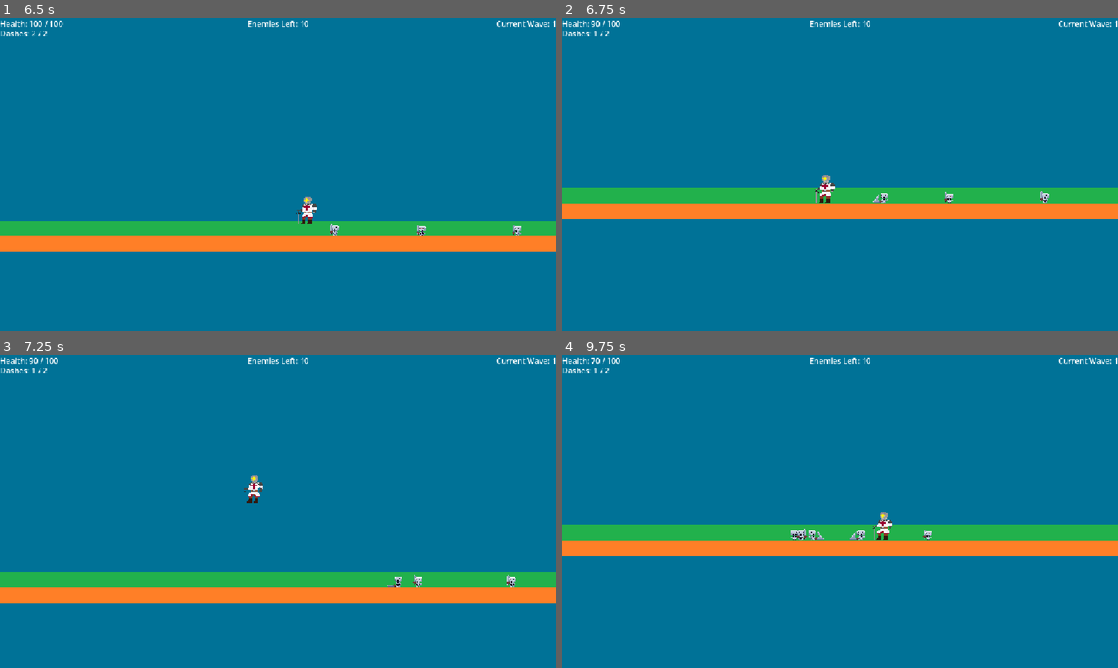
Above: before the commit, frames 1-4 (two rows, left to right).
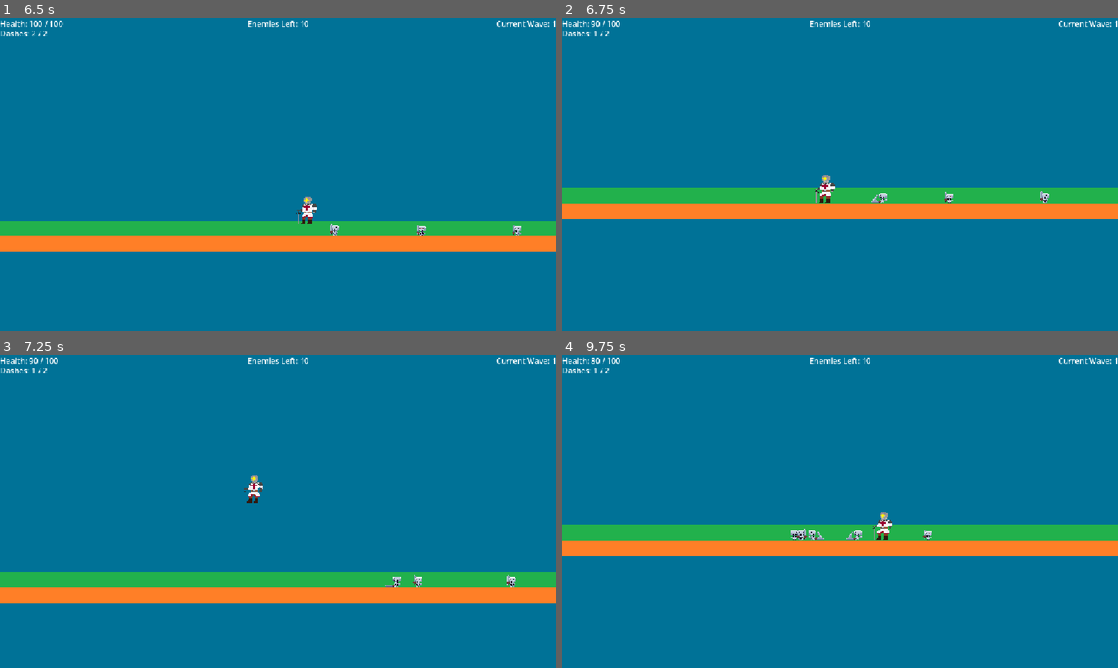
Above: after the commit, the same moments.

Repository: Gabel141/IAC1-The-Last-Roll-v2
Game: Godot game, scene res://levels/level_1.tscn
The game is run twice, just before and just after one commit, with the same random seed, the same clock (stepped at 60 frames per second) and the same inputs. The engine's default icon, where the game draws it, is replaced by a stand-in: a white triangle on a blue panel in a dark square.
Inputs (mouse positions are in pixels of both pictures, inside the frame that each line leads up to):
- Up to frame 1 (6.5 s): click "Start?" at 0.5 s; tap Enter at 1.25 s; move the mouse to (400, 158) at 1.27 s; press the mouse at (400, 158) at 1.28 s; hold D (move_right) 1.28-2.78 s; tap Space (jump) at 1.52, 2.27, 3.77, 4.52, 5.27 s; move the mouse to (166, 190) at 2.02 s; release the mouse at (166, 190) at 2.03 s; tap Shift (dash) at 2.1, 3.6, 5.1 s; move the mouse to (333, 105) at 2.77 s; press the mouse at (333, 105) at 2.78 s; hold A (move_left) 2.78-3.53 s; move the mouse to (250, 237) at 3.52 s; release the mouse at (250, 237) at 3.53 s; hold D (move_right) 3.53-5.03 s; move the mouse to (444, 221) at 4.27 s; press the mouse at (444, 221) at 4.28 s; move the mouse to (111, 127) at 5.02 s; release the mouse at (111, 127) at 5.03 s; hold A (move_left) 5.03-5.78 s; move the mouse to (305, 174) at 5.77 s; press the mouse at (305, 174) at 5.78 s; hold D (move_right) from 5.78 s (still down)
- Up to frame 2 (6.75 s): move the mouse to (756, 96) at 6.52 s; release D (move_right) at 6.53 s; release the mouse at (756, 96) at 6.53 s; hold A (move_left) from 6.53 s (still down); tap Shift (dash) at 6.6 s
- Up to frame 3 (7.25 s): keep holding A (move_left); tap Space (jump) at 6.77 s
- Up to frame 4 (9.75 s): move the mouse to (962, 495) at 7.27 s; press the mouse at (962, 495) at 7.28 s; tap Space (jump) at 7.52, 8.27 s; move the mouse to (728, 527) at 8.02 s; release A (move_left) at 8.03 s; release the mouse at (728, 527) at 8.03 s; hold D (move_right) from 8.03 s (still down); tap Shift (dash) at 8.1, 9.6 s; move the mouse to (895, 442) at 8.77 s; press the mouse at (895, 442) at 8.78 s; move the mouse to (812, 574) at 9.52 s; release the mouse at (812, 574) at 9.53 s

Frame 1 is identical in both runs. In frame 2, less than 0.1% of the frame differs, in the area x 55-59%, y 56-60%; in frame 3, less than 0.1%; in frame 4, less than 0.1%, in the area x 5-55%, y 0-60%.

Commit message:
Added game over

Diff:
--- a/objects/monster.tscn
+++ b/objects/monster.tscn
@@ -124,7 +124,7 @@
 }]
 
 [sub_resource type="RectangleShape2D" id="RectangleShape2D_pdrut"]
-size = Vector2(64, 32)
+size = Vector2(48, 32)
 
 [node name="Monster" type="CharacterBody2D" unique_id=843985731 groups=["enemies"]]
 collision_layer = 4
@@ -145,7 +145,7 @@
 collision_mask = 2
 
 [node name="Detection" type="CollisionShape2D" parent="DetectionHitbox" unique_id=1073882406]
-position = Vector2(-16, 0)
+position = Vector2(-8, 0)
 shape = SubResource("RectangleShape2D_pdrut")
 
 [node name="AttackHitbox" type="Area2D" parent="." unique_id=2131498897 groups=["enemies"]]
@@ -153,7 +153,7 @@
 collision_mask = 2
 
 [node name="Attack" type="CollisionShape2D" parent="AttackHitbox" unique_id=1674365220]
-position = Vector2(-16, 0)
+position = Vector2(-8, 0)
 shape = SubResource("RectangleShape2D_pdrut")
 disabled = true
 
--- a/scripts/LevelBehavior/level_1.gd
+++ b/scripts/LevelBehavior/level_1.gd
@@ -15,8 +15,18 @@
 	{
 		"Total Enemies": 20,
 		"Goblins": 10
+	},
+	{
+		"Total Enemies": 30,
+		"Goblins": 15
+	},
+	{
+		"Total Enemies": 40,
+		"Goblins": 20
 	}
 ]
+
+var is_player_dead = false
 
 func _process(delta: float) -> void:
 	if (Globals.total_enemy_count - Globals.enemies_slain) > 0:
@@ -25,6 +35,7 @@
 
 func _ready() -> void:
 	SignalBus.wave_completed.connect(_wave_completed)
+	SignalBus.player_died.connect(_player_died)
 	if UI:
 		UI.get_node("NextWave").text = "Start?"
 		UI.get_node("NextWave").connect("pressed", _start_game)
@@ -42,12 +53,33 @@
 
 
 func _begin_next_wave():
-	print("begin next")
-	Globals.current_wave += 1
-	Globals.total_enemy_count = enemy_waves[Globals.current_wave]["Total Enemies"]
-	UI.get_node("WaveCounter").text = "Current Wave: " + str(Globals.current_wave)
-	UI.get_node("WaveCounter").show()
-	UI.get_node("NextWave").hide()
-	spawner._spawn_enemies(enemy_waves[Globals.current_wave])
+	if is_player_dead:
+		UI.get_node("NextWave").text = "Start?"
+		UI.get_node("NextWave").connect("pressed", _start_game)
+		UI.get_node("WaveCounter").hide()
+		UI.get_node("Dashes").show()
+		Globals.current_wave = 0
+		Globals.total_enemies_slain = 0
+		Globals.total_enemy_count = 0
+		Globals.enemies_slain = 0
+		get_tree().reload_current_scene()
 
+
+	else:
+		print("begin next")
+		Globals.current_wave += 1
+		Globals.total_enemy_count = enemy_waves[Globals.current_wave]["Total Enemies"]
+		UI.get_node("WaveCounter").text = "Current Wave: " + str(Globals.current_wave)
+		UI.get_node("WaveCounter").show()
+		UI.get_node("NextWave").hide()
+		spawner._spawn_enemies(enemy_waves[Globals.current_wave])
+
+
+func _player_died():
+	is_player_dead = true
+	UI.get_node("Health").text = "Player has died!"
+	UI.get_node("Dashes").hide()
+	UI.get_node("NextWave").text = "Play Again?"
+	UI.get_node("NextWave").show()
+	UI.get_node("WaveCounter").hide()
 # I want Levels to pass dict values solely, move the above code somewhere reusable
--- a/scripts/MovingEntityBehavior/player.gd
+++ b/scripts/MovingEntityBehavior/player.gd
@@ -123,7 +123,7 @@
 func _take_damage(damage_amount: int):
 	print("ow")
 	current_health_points -= damage_amount
-	invulnerability_frames = 5
+	invulnerability_frames = 15
 	SignalBus.player_hit.emit()
 
 	if current_health_points <= 0:
